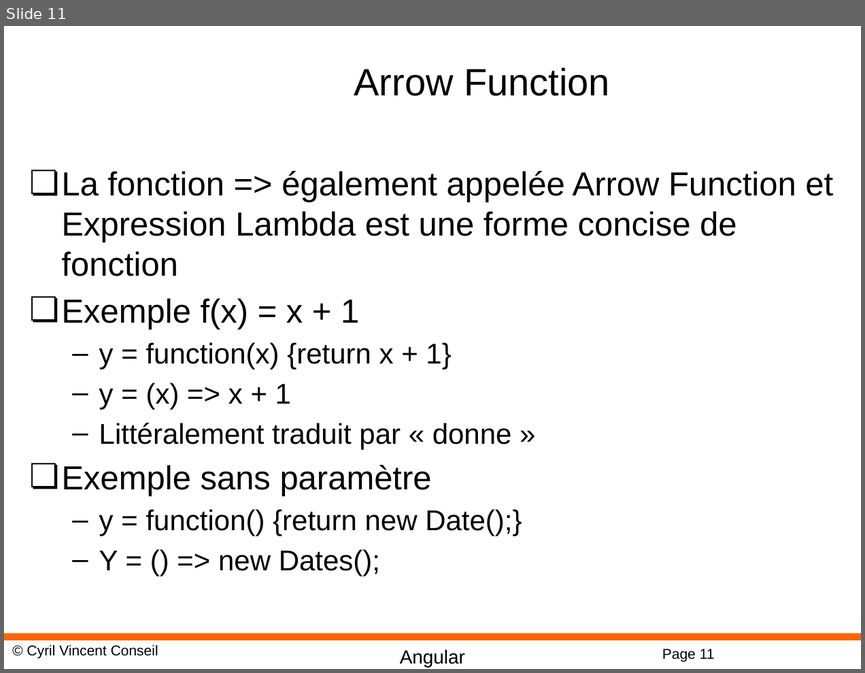
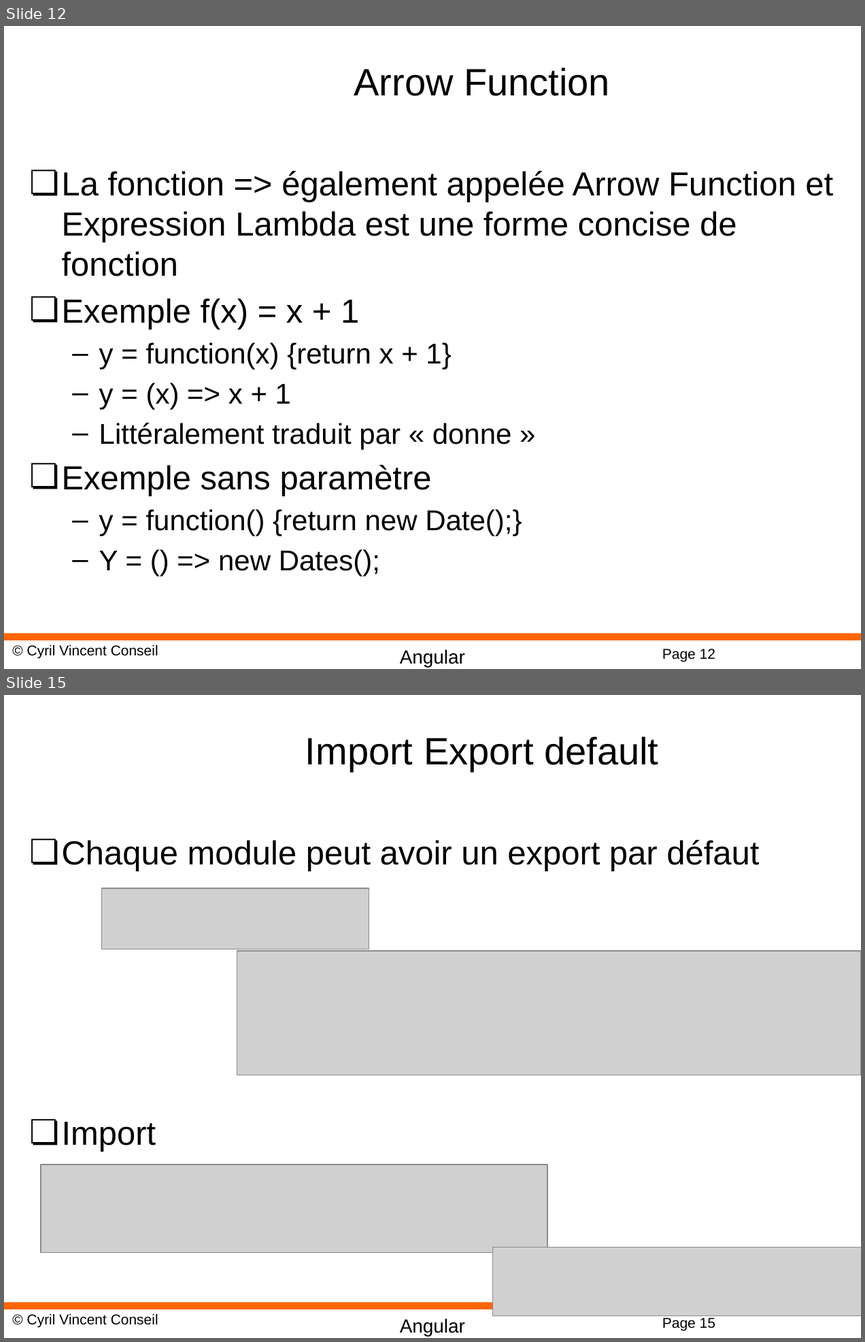
Before and after one commit to cyrilvincent/POE, a slide deck: ppt/angular/Angular07-TS.pptx. Shown one above the other, each under a label of ours: slide 11 before the commit, slides 12 and 15 after it; the slides between them are not shown. The pictures are 865x673 and 865x1342 pixels, drawn with LibreOffice and Linux fonts; fonts in the diff are those of the drawing; grey boxes stand for pictures; background and template pictures are left out. Boxes give left, top, right and bottom in pixels: in the first picture for what was removed or moved away, otherwise in the second. Text is boxed around its words. In the diff, an @@ line names an element or a change of style, - is before the commit and + after.

```diff
--- a/ppt/angular/Angular07-TS.pptx
+++ b/ppt/angular/Angular07-TS.pptx
@@ slide 15 added at (x1=4, y1=695, x2=861, y2=1338), background #FFFFFF; not listed: 4 template elements that a slide beside it also shows @@
@@ title added at (x1=305, y1=736, x2=658, y2=772), 32 pt, text #000000 @@
+Import Export default
@@ text added at (x1=62, y1=840, x2=759, y2=1152), 28 pt, text #000000 @@
+❏ Chaque module peut avoir un export par défaut
+❏ Import
@@ picture added at (x1=102, y1=888, x2=369, y2=949) @@
@@ picture added at (x1=237, y1=950, x2=861, y2=1074) @@
@@ picture added at (x1=41, y1=1164, x2=547, y2=1253) @@
@@ picture added at (x1=492, y1=1246, x2=861, y2=1315) @@
@@ what was slide 11 is now slide 12 @@
@@ page number at (x1=662, y1=648, x2=715, y2=661): text changed @@
-Page 11
+Page 12
```
Also in this commit, not shown: 1 slide changed, 4 other slides added, 5 other files.
